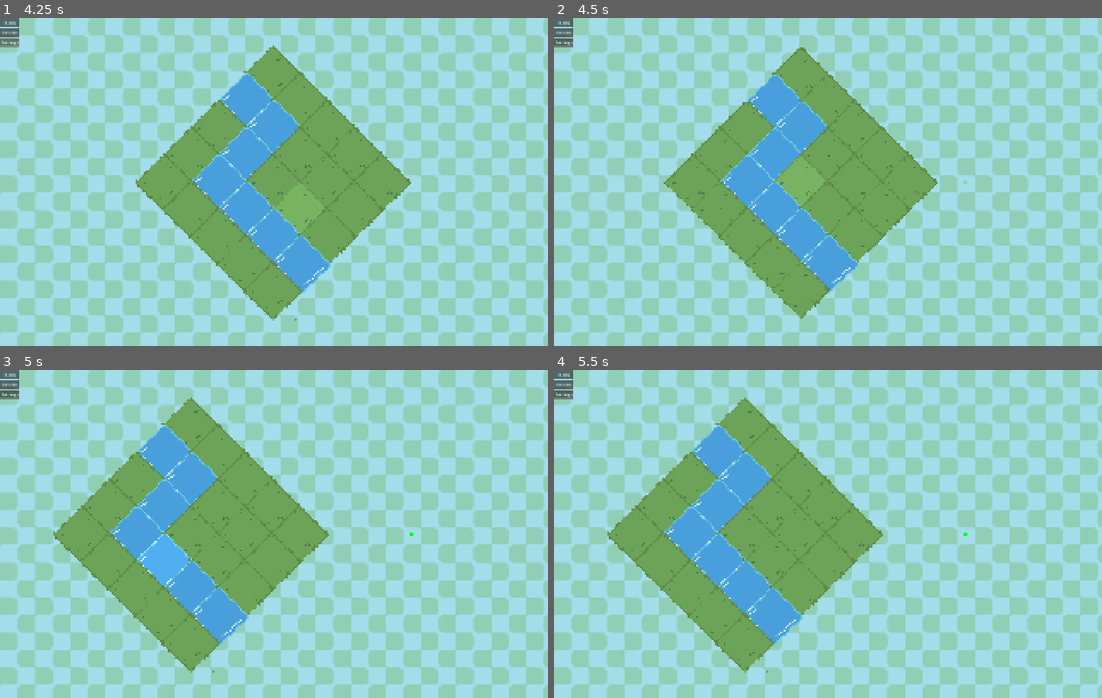
Above: before the commit, frames 1-4 (two rows, left to right).
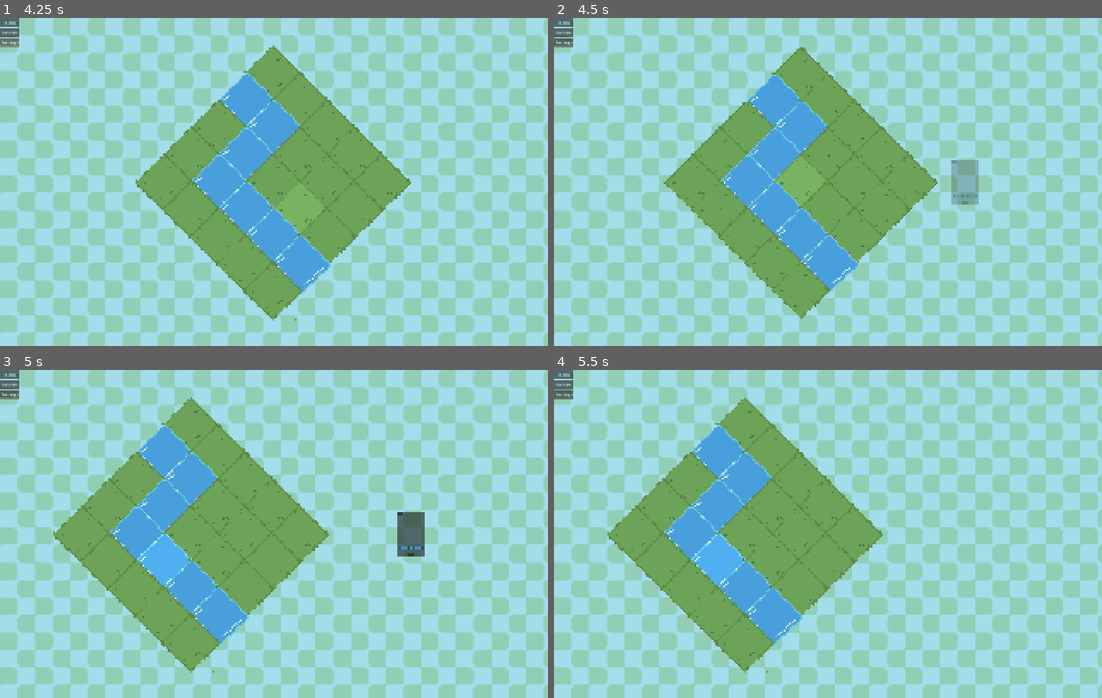
Above: after the commit, the same moments.

Repository: team-fow/riviver
Game: Godot game, scene res://Scenes/level/level.tscn
Two runs of this game, one before a commit and one after it. Both use one fixed random seed, a clock stepped at 60 frames per second and the inputs below. The project has no main scene, so this scene is started directly. The engine's default icon, where the game draws it, is replaced by a stand-in: a white triangle on a blue panel in a dark square.
Inputs (mouse positions are in pixels of both pictures, inside the frame that each line leads up to):
- Up to frame 1 (4.25 s): click "Restart" at 0.5 s; click "Restart" at 1.25 s; click "Restart" at 2 s; click "Back" at 2.75 s; click "Settings" at 3.5 s
- Up to frame 2 (4.5 s): drag from (855, 155) to (745, 208) at 4.27 s
- Up to frame 3 (5 s): no input
- Up to frame 4 (5.5 s): click (954, 514) at 5 s, where only the run after the commit has a clickable "Pause"

Frame 1 is identical in both runs. In frame 2, 0.7% of the frame differs, in the area x 72-78%, y 43-57%; in frame 3, 0.7%; in frame 4, less than 0.1%.

Commit message:
Water Minigame

Diff:
--- a/Scenes/level/level.tscn
+++ b/Scenes/level/level.tscn
@@ -3,8 +3,8 @@
 [ext_resource type="Script" uid="uid://b421ge4x0q0r7" path="res://scenes/level/level.gd" id="1_olbeb"]
 [ext_resource type="PackedScene" uid="uid://81bpw6rvsl2r" path="res://scenes/grid/grid.tscn" id="2_qtcrp"]
 [ext_resource type="PackedScene" uid="uid://85lycb6ahpb" path="res://scenes/minigame_tile/minigame_tile.tscn" id="3_vuhcl"]
-[ext_resource type="Script" uid="uid://d1hsmangbi8t5" path="res://scenes/minigames/minigame.gd" id="4_m88n2"]
 [ext_resource type="PackedScene" uid="uid://cxyyfgdo1704o" path="res://scenes/minigames/plant_minigame/plant_minigame.tscn" id="5_hnne4"]
+[ext_resource type="PackedScene" uid="uid://ddb05cvkx1t8x" path="res://scenes/minigames/water_minigame/water_minigame.tscn" id="5_vpf64"]
 [ext_resource type="Texture2D" uid="uid://tcr64w81ajfd" path="res://assets/levelbg.png" id="6_vpf64"]
 
 [sub_resource type="Animation" id="Animation_hnne4"]
@@ -78,7 +78,7 @@
 
 [node name="WaterTile" parent="Grid" node_paths=PackedStringArray("minigame") instance=ExtResource("3_vuhcl")]
 position = Vector2(300, -300)
-minigame = NodePath("../../Minigames/Water")
+minigame = NodePath("../../Minigames/WaterMinigame")
 
 [node name="PlantingTile" parent="Grid" node_paths=PackedStringArray("minigame") instance=ExtResource("3_vuhcl")]
 position = Vector2(-900, 300)
@@ -88,29 +88,12 @@
 position = Vector2(500, 0)
 scale = Vector2(0.33, 0.33)
 
-[node name="Water" type="Node2D" parent="Minigames"]
-physics_interpolation_mode = 2
-visible = false
-script = ExtResource("4_m88n2")
-metadata/_custom_type_script = "uid://d1hsmangbi8t5"
-
-[node name="ColorRect" type="ColorRect" parent="Minigames/Water"]
-anchors_preset = 8
-anchor_left = 0.5
-anchor_top = 0.5
-anchor_right = 0.5
-anchor_bottom = 0.5
-offset_left = -20.0
-offset_top = -20.0
-offset_right = 20.0
-offset_bottom = 20.0
-grow_horizontal = 2
-grow_vertical = 2
-color = Color(0, 1, 0, 1)
-
 [node name="PlantMinigame" parent="Minigames" instance=ExtResource("5_hnne4")]
 visible = false
 plant_count = 2
+
+[node name="WaterMinigame" parent="Minigames" instance=ExtResource("5_vpf64")]
+visible = false
 
 [node name="Camera" type="Camera2D" parent="."]
 
--- /dev/null
+++ b/Scenes/minigames/water_minigame/pipe_grid.gd
@@ -0,0 +1,46 @@
+class_name PipeGrid
+extends Area2D
+
+var pipe_hovered : bool
+@onready var grid_collision: CollisionShape2D = $GridCollision
+
+
+# Given a texture, places it on the grid at the given coordinates as a Sprite2D
+func place_on_grid(coords: Vector2i, t: Texture2D) -> void:
+	var local_coords: Vector2 = coords_to_position(coords)
+	var to_place: Sprite2D = Sprite2D.new()
+	var grid_size: Vector2 =  grid_collision.shape.size
+	to_place.texture = t
+	to_place.position = local_coords
+	to_place.scale = Vector2(0.5, 0.5)
+	add_child(to_place)
+
+
+# Converts grid coordinates to a position on the grid
+func coords_to_position(coords: Vector2i) -> Vector2:
+	coords =  Vector2i(clampi(coords.x, 0, 4), clampi(coords.y, 0, 4))
+	var grid_size: Vector2 =  grid_collision.shape.size
+	var grid_top_left: Vector2 = Vector2(-grid_size.x/2.0, -grid_size.y/2.0)
+	var pos : Vector2 = grid_top_left + Vector2(grid_size.x/10.0, grid_size.y/10.0)
+	pos += Vector2((grid_size.x/5.0)*coords.x, (grid_size.y/5.0)*coords.y)
+	return pos
+
+
+# Converts a position in local coordinates to grid coordinates
+func position_to_coords(pos: Vector2) -> Vector2i:
+	var grid_size: Vector2 =  grid_collision.shape.size
+	var grid_top_left: Vector2 = Vector2(-grid_size.x/2.0, -grid_size.y/2.0)
+	pos = pos - grid_top_left
+	pos = pos * 4.0/(grid_size.x)
+	return pos.round()
+
+
+# Detecting when a pipe is dragged over the grid
+func _on_area_entered(area: Area2D) -> void:
+	if area is Pipe:
+		pipe_hovered = true
+
+
+func _on_area_exited(area: Area2D) -> void:
+	if area is Pipe:
+		pipe_hovered = false
--- /dev/null
+++ b/Scenes/minigames/water_minigame/pipes/pipe.gd
@@ -0,0 +1,55 @@
+class_name Pipe
+extends Draggable
+
+enum DIRECTIONS {UP, DOWN, LEFT, RIGHT}
+@export var holes: Array[DIRECTIONS]
+@onready var sprite_2d: Sprite2D = $Sprite2D
+const SIZE: Vector2 = Vector2(50.0, 50.0)
+
+
+# Functions for identifying the behavior of a pipe from a string identifier and vice-versa
+static func directions_to_string(directions: Array[DIRECTIONS]) -> String:
+	var output: String = ""
+	for dir in directions:
+		match dir:
+			DIRECTIONS.UP: output += "UP"
+			DIRECTIONS.DOWN: output += "DOWN"
+			DIRECTIONS.LEFT: output += "LEFT"
+			DIRECTIONS.RIGHT: output += "RIGHT"
+	return output
+
+
+static func string_to_directions(s : String) -> Array[DIRECTIONS]:
+	var output: Array[DIRECTIONS]
+	while not s.is_empty():
+		if s.containsn("UP"):
+			output.append(DIRECTIONS.UP)
+			s = s.replacen("UP","")
+		elif s.containsn("DOWN"):
+			output.append(DIRECTIONS.DOWN)
+			s = s.replacen("DOWN","")
+		elif s.containsn("LEFT"):
+			output.append(DIRECTIONS.LEFT)
+			s = s.replacen("LEFT","")
+		elif s.containsn("RIGHT"):
+			output.append(DIRECTIONS.RIGHT)
+			s = s.replacen("RIGHT","")
+		else:
+			s = ""
+	return output
+
+
+static func flip_direction(dir: DIRECTIONS) -> DIRECTIONS:
+	match dir:
+		DIRECTIONS.UP: return DIRECTIONS.DOWN
+		DIRECTIONS.DOWN: return DIRECTIONS.UP
+		DIRECTIONS.LEFT: return DIRECTIONS.RIGHT
+		_: return DIRECTIONS.LEFT
+
+
+static func dir_to_vector(dir: DIRECTIONS) -> Vector2i:
+	match dir:
+		DIRECTIONS.UP: return Vector2i(0,-1)
+		DIRECTIONS.DOWN: return Vector2i(0,1)
+		DIRECTIONS.LEFT: return Vector2i(-1,0)
+		_: return Vector2i(1,0)
--- /dev/null
+++ b/Scenes/minigames/water_minigame/pipes/pipe.tscn
@@ -0,0 +1,20 @@
+[gd_scene load_steps=4 format=3 uid="uid://otg43e6qq22s"]
+
+[ext_resource type="Script" uid="uid://cln3t80qvjmjo" path="res://scenes/minigames/water_minigame/pipes/pipe.gd" id="1_j4mew"]
+[ext_resource type="Texture2D" uid="uid://btw403730po3" path="res://icon.svg" id="2_kpf1r"]
+
+[sub_resource type="RectangleShape2D" id="RectangleShape2D_ccbsm"]
+size = Vector2(50, 50)
+
+[node name="Pipe" type="Area2D"]
+script = ExtResource("1_j4mew")
+holes = Array[int]([0, 1])
+metadata/_custom_type_script = "uid://cln3t80qvjmjo"
+
+[node name="PipeCollision" type="CollisionShape2D" parent="."]
+shape = SubResource("RectangleShape2D_ccbsm")
+
+[node name="Sprite2D" type="Sprite2D" parent="."]
+position = Vector2(-3.57628e-07, 8.82149e-06)
+scale = Vector2(0.390625, 0.390625)
+texture = ExtResource("2_kpf1r")
--- /dev/null
+++ b/Scenes/minigames/water_minigame/water_minigame.gd
@@ -0,0 +1,90 @@
+class_name WaterMinigame
+extends Minigame
+
+@onready var grid: PipeGrid = $Grid
+@onready var pipes: PipeHolder = $Pipes
+
+@export var start_point: Vector2i # The grid coordinates at which the water flow starts
+@export var end_point: Vector2i # The grid coordinates that the player is trying to reach
+@export var grid_def: Dictionary[Vector2i, String] # The dictionary that stores data about what is on the grid
+@export var pipe_def: Dictionary[String, int] # The dictionary that stores data about the pipes the player has access to
+
+var held_pipe: Pipe # The pipe currently held, if any
+
+
+func start() -> void:
+	super()
+	for p:String in pipe_def.keys():
+		for i:int in pipe_def[p]:
+			var new_pipe: Pipe = load("res://Scenes/minigames/water_minigame/pipes/pipe.tscn").instantiate()
+			new_pipe.holes = Pipe.string_to_directions(p)
+			pipes.add_pipe(new_pipe)
+			new_pipe.grabbed.connect(func(): held_pipe = new_pipe)
+			new_pipe.dropped.connect(func(): drop_pipe(new_pipe))
+
+
+# Redraw the grid
+func redraw() -> void:
+	for child in grid.get_children():
+		if child is Sprite2D:
+			child.queue_free()
+	for coords in grid_def.keys():
+		grid.place_on_grid(coords, get_texture(grid_def[coords]))
+
+
+# Converts a string from grid_def to its appropriate texture
+func get_texture(s: String) -> Texture2D:
+	return load("res://icon.svg")
+
+
+# Handles when a pipe is dropped
+func drop_pipe(dropped_pipe: Pipe) -> void:
+	if not grid.pipe_hovered:
+		dropped_pipe.position = Vector2.ZERO # Replace with a more robust "add to hand" function
+	else:
+		var local_coords: Vector2 = grid.to_local(get_global_mouse_position())
+		var grid_coords: Vector2i = grid.position_to_coords(local_coords)
+		if grid_def.get(grid_coords) == null:
+			grid_def.get_or_add(grid_coords, Pipe.directions_to_string(dropped_pipe.holes))
+			pipes.remove_child(dropped_pipe)
+			pipes.pipes.erase(dropped_pipe)
+			pipes.order_pipes()
+			redraw()
+		else:
+			dropped_pipe.position = Vector2.ZERO # Replace with a more robust "add to hand" function
+
+
+# Run the water and check if it flows properly
+func check_water() -> bool:
+	var curr_coords: Vector2i = start_point
+	var connecting_from: Pipe.DIRECTIONS = Pipe.DIRECTIONS.UP
+	var curr_contents = grid_def.get(curr_coords)
+	while curr_contents != null:
+		print(curr_contents + " at " + str(curr_coords))
+		if curr_contents == "ROCK": return false
+		else:
+			var pipe_dir : Array[Pipe.DIRECTIONS] = Pipe.string_to_directions(curr_contents)
+			if not pipe_dir.has(connecting_from): return false
+			else:
+				pipe_dir.erase(connecting_from)
+				connecting_from = Pipe.flip_direction(pipe_dir[0])
+				if curr_coords == end_point and connecting_from == Pipe.DIRECTIONS.UP: return true
+				else:
+					curr_coords = Pipe.dir_to_vector(pipe_dir[0]) + curr_coords
+					curr_contents = grid_def.get(curr_coords)
+	return false
+
+
+func _on_run_water_pressed() -> void:
+	if check_water():
+		modulate = Color.GREEN
+		await get_tree().create_timer(0.5).timeout
+		ended.emit(self, 1.0)
+	else:
+		modulate = Color.RED
+		await get_tree().create_timer(0.5).timeout
+		ended.emit(self, 0.0)
+
+
+func _on_pause_pressed() -> void:
+	set_paused(true)
--- /dev/null
+++ b/Scenes/minigames/water_minigame/water_minigame.tscn
@@ -0,0 +1,66 @@
+[gd_scene load_steps=5 format=3 uid="uid://ddb05cvkx1t8x"]
+
+[ext_resource type="Script" uid="uid://03s6p8nxnaum" path="res://scenes/minigames/water_minigame/water_minigame.gd" id="1_apnnh"]
+[ext_resource type="Script" uid="uid://cb7sjvdpw6w7q" path="res://scenes/minigames/water_minigame/pipe_grid.gd" id="2_avfrl"]
+[ext_resource type="Script" uid="uid://dy3qsn7pijtkf" path="res://scenes/minigames/water_minigame/pipes_holder.gd" id="3_6nc0b"]
+
+[sub_resource type="RectangleShape2D" id="RectangleShape2D_apnnh"]
+size = Vector2(290, 290)
+
+[node name="WaterMinigame" type="Node2D"]
+script = ExtResource("1_apnnh")
+start_point = Vector2i(2, 0)
+end_point = Vector2i(2, 4)
+pipe_def = Dictionary[String, int]({
+"UPDOWN": 5
+})
+metadata/_custom_type_script = "uid://03s6p8nxnaum"
+
+[node name="Grid" type="Area2D" parent="."]
+position = Vector2(0, -51)
+script = ExtResource("2_avfrl")
+
+[node name="GridCollision" type="CollisionShape2D" parent="Grid"]
+shape = SubResource("RectangleShape2D_apnnh")
+
+[node name="WaterPanel" type="PanelContainer" parent="."]
+anchors_preset = 8
+anchor_left = 0.5
+anchor_top = 0.5
+anchor_right = 0.5
+anchor_bottom = 0.5
+offset_left = -150.0
+offset_top = -250.0
+offset_right = 150.0
+offset_bottom = 250.0
+grow_horizontal = 2
+grow_vertical = 2
+mouse_filter = 2
+
+[node name="MarginContainer" type="MarginContainer" parent="WaterPanel"]
+layout_mode = 2
+theme_override_constants/margin_left = 5
+theme_override_constants/margin_top = 5
+theme_override_constants/margin_right = 5
+theme_override_constants/margin_bottom = 5
+
+[node name="Pause" type="Button" parent="WaterPanel/MarginContainer"]
+layout_mode = 2
+size_flags_horizontal = 0
+size_flags_vertical = 0
+text = "Pause"
+
+[node name="RunWater" type="Button" parent="WaterPanel/MarginContainer"]
+layout_mode = 2
+size_flags_horizontal = 4
+size_flags_vertical = 8
+text = "Run Water"
+
+[node name="Pipes" type="Node2D" parent="."]
+position = Vector2(0, 150)
+script = ExtResource("3_6nc0b")
+
+[connection signal="area_entered" from="Grid" to="Grid" method="_on_area_entered"]
+[connection signal="area_exited" from="Grid" to="Grid" method="_on_area_exited"]
+[connection signal="pressed" from="WaterPanel/MarginContainer/Pause" to="." method="_on_pause_pressed"]
+[connection signal="pressed" from="WaterPanel/MarginContainer/RunWater" to="." method="_on_run_water_pressed"]
--- /dev/null
+++ b/scenes/minigames/water_minigame/pipes_holder.gd
@@ -0,0 +1,44 @@
+class_name PipeHolder
+extends Node2D
+
+const SEPARATION: float = Pipe.SIZE.x
+const TWEEN_DURATION: float = 0.1
+
+var tween: Tween
+var pipes: Array[Pipe]
+var held_pipe: Pipe
+var held_pipe_id: int
+
+
+func add_pipe(new_pipe: Pipe, id: int = 0) -> void:
+	if new_pipe.is_inside_tree():
+		new_pipe.reparent(self)
+	else:
+		add_child(new_pipe)
+	move_child(new_pipe, id)
+	pipes.insert(id, new_pipe)
+	new_pipe.dropped.connect(order_pipes)
+	await order_pipes()
+
+
+func order_pipes() -> void:
+	var width: float = SEPARATION * (pipes.size() - 1)
+	var left: float = -width / 2.0
+	if pipes.size() == 1: # displaying single card
+		tween_pipe(pipes[0], Vector2(0, 0), 0)
+	elif pipes.size() > 1: # fanning multiple cards
+		var half_count: float = (pipes.size() - 1) / 2.0
+		for i: int in pipes.size():
+			var percent: float = (i - half_count) / half_count
+			tween_pipe(
+				pipes[i],
+				Vector2(left + SEPARATION * i, 0),
+				0
+			)
+
+
+func tween_pipe(pipe: Pipe, pos: Vector2, rot: float) -> void:
+	tween = get_tree().create_tween().set_parallel().set_trans(Tween.TRANS_CUBIC)
+	tween.tween_property(pipe, "position", pos, TWEEN_DURATION)
+	tween.tween_property(pipe, "rotation", rot, TWEEN_DURATION)
+	await tween.finished
Not shown, added: Scenes/minigames/water_minigame/pipe_grid.gd.uid
Not shown, added: Scenes/minigames/water_minigame/pipes/pipe.gd.uid
Not shown, added: Scenes/minigames/water_minigame/water_minigame.gd.uid
Not shown, added: scenes/minigames/water_minigame/pipes_holder.gd.uid
